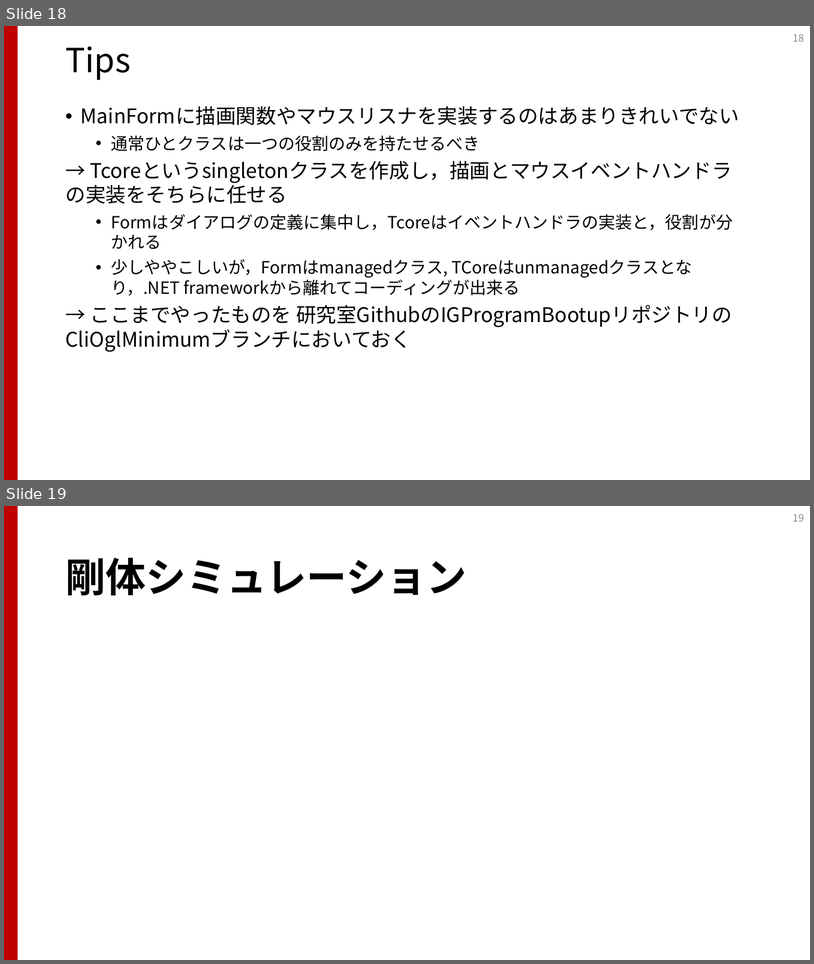
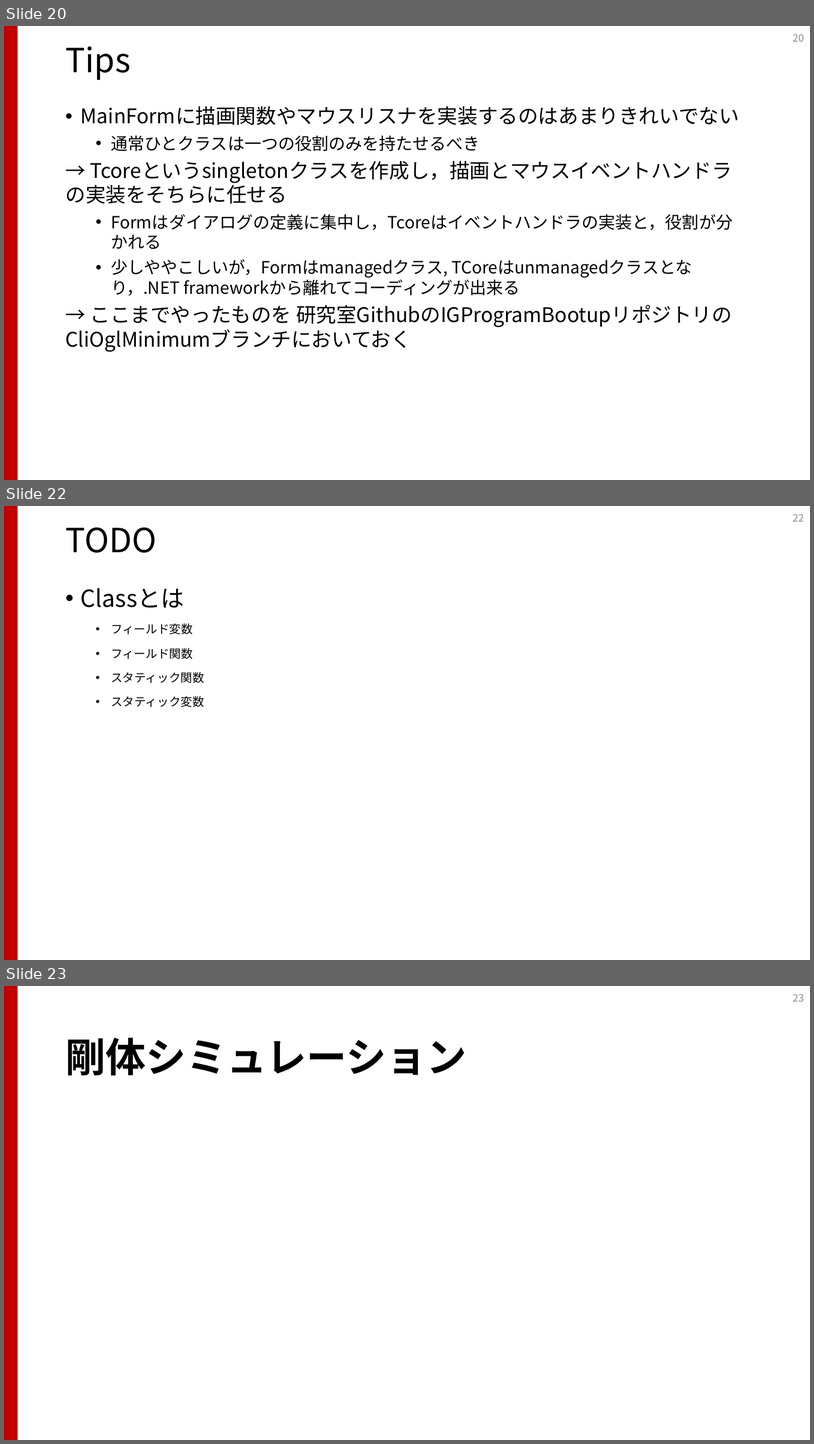
Before and after one commit to shibasab/IGLabProgramBootup, a slide deck: プログラミングスタートアップ.pptx. Shown one above the other, each under a label of ours: slides 18 and 19 before the commit, slides 20, 22 and 23 after it; the slides between them are not shown. The pictures are 814x964 and 814x1444 pixels, drawn with LibreOffice and Linux fonts; fonts in the diff are those of the drawing. Boxes give left, top, right and bottom in pixels: in the first picture for what was removed or moved away, otherwise in the second. Text is boxed around its words. In the diff, an @@ line names an element or a change of style, - is before the commit and + after.

```diff
--- a/プログラミングスタートアップ.pptx
+++ b/プログラミングスタートアップ.pptx
@@ slide 22 added at (x1=4, y1=506, x2=810, y2=960), background #FFFFFF; not listed: 1 template element that a slide beside it also shows @@
@@ page number added at (x1=793, y1=514, x2=804, y2=522), 12 pt, text #8C8C8C @@
+22
@@ title added at (x1=65, y1=527, x2=156, y2=553), 39.6 pt, text #000000 @@
+TODO
@@ text added at (x1=81, y1=588, x2=204, y2=707), 14 pt, text #000000 @@
+• Classとは
+  • フィールド変数
+  • フィールド関数
+  • スタティック関数
+  • スタティック変数
@@ what was slide 18 is now slide 20 @@
@@ page number at (x1=793, y1=34, x2=804, y2=42): text changed @@
-18
+20
@@ what was slide 19 is now slide 23 @@
@@ page number at (x1=793, y1=994, x2=804, y2=1002): text changed @@
-19
+23
```
Also in this commit, not shown: 5 slides changed, 2 other slides added.
